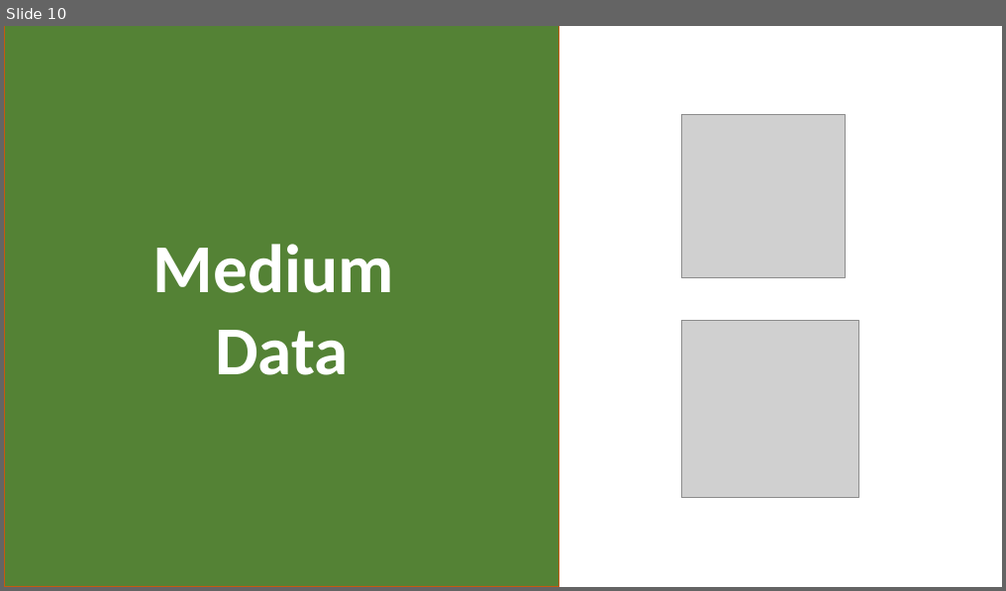
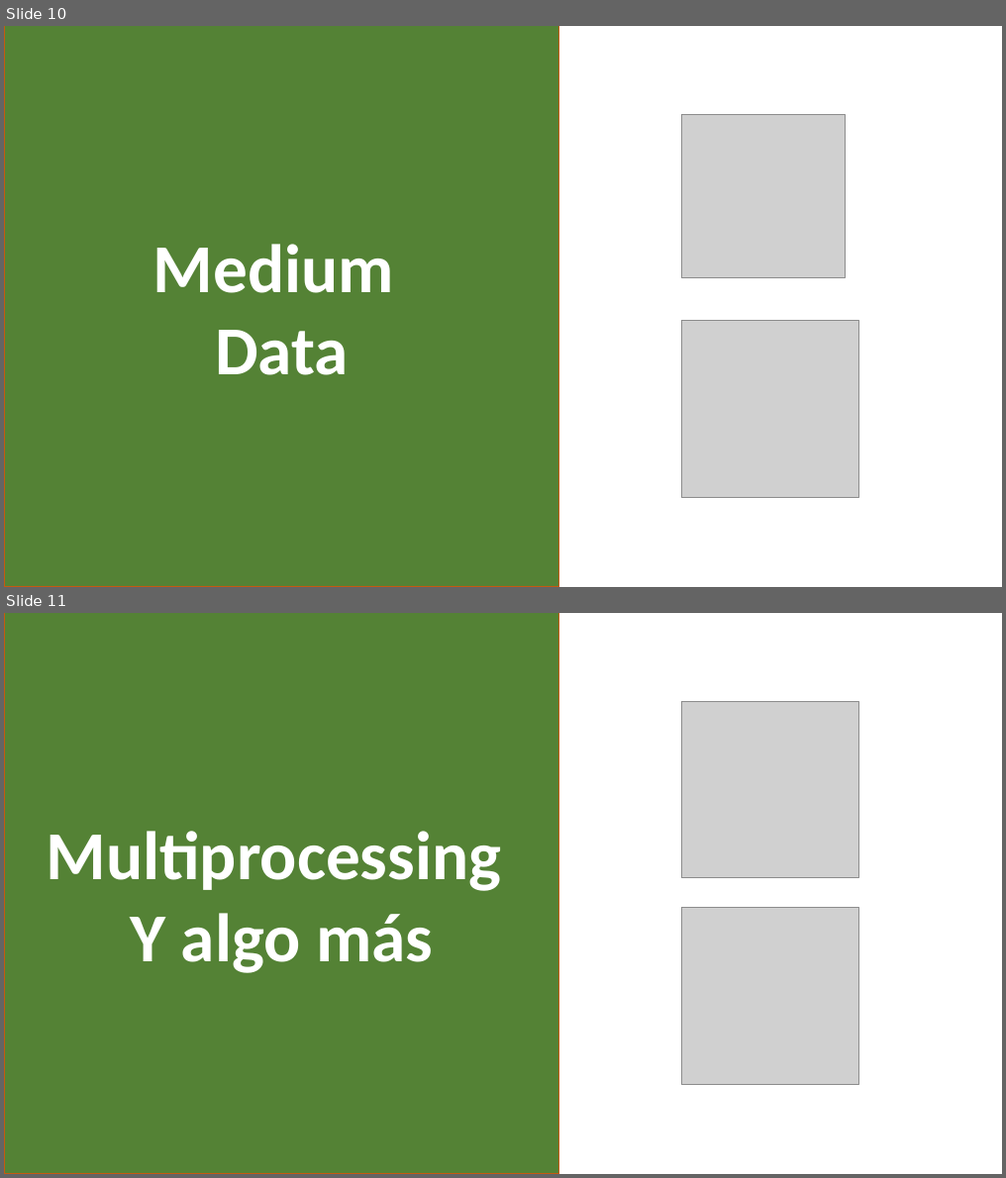
Before and after one commit to jazaineam1/Andes_ADDBD, a slide deck: Imagenes/presentacion_iconos.pptx. Shown one above the other, each under a label of ours: slide 10 before the commit, slides 10 and 11 after it. The pictures are 1006x591 and 1006x1178 pixels, drawn with LibreOffice and Linux fonts; fonts in the diff are those of the drawing; grey boxes stand for pictures. Boxes give left, top, right and bottom in pixels: in the first picture for what was removed or moved away, otherwise in the second. Text is boxed around its words. In the diff, an @@ line names an element or a change of style, - is before the commit and + after.

```diff
--- a/Imagenes/presentacion_iconos.pptx
+++ b/Imagenes/presentacion_iconos.pptx
@@ slide 11 added at [4, 613, 1002, 1174], background #FFFFFF @@
@@ rectangle added at [4, 613, 559, 1174], fill #548235, outline #C55A11 1 pt, 66 pt, text #FFFFFF, bold @@
+Multiprocessing
+Y algo más
@@ picture added at [682, 701, 859, 878] @@
@@ picture added at [682, 908, 859, 1084] @@
```
Also in this commit, not shown: 3 other files.
